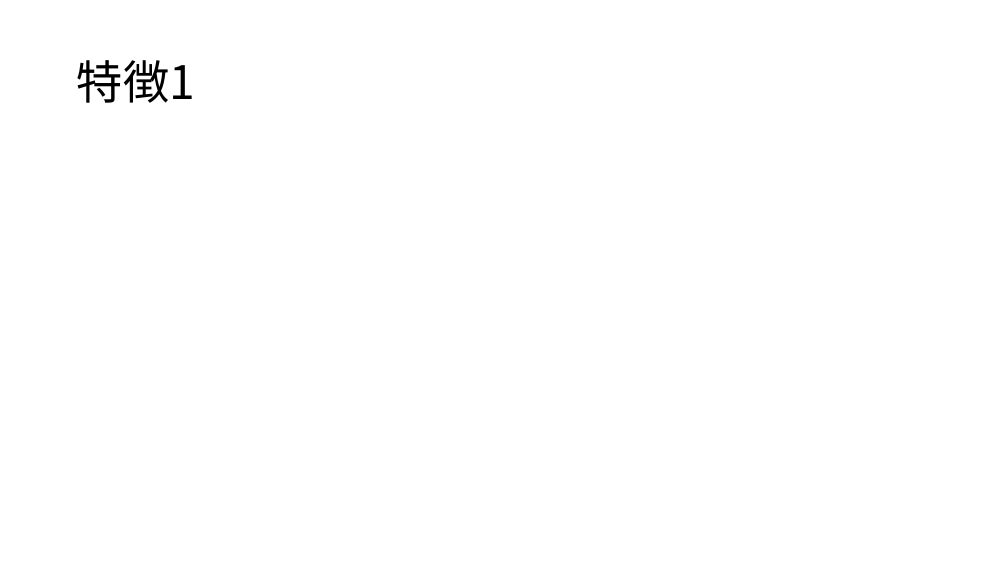
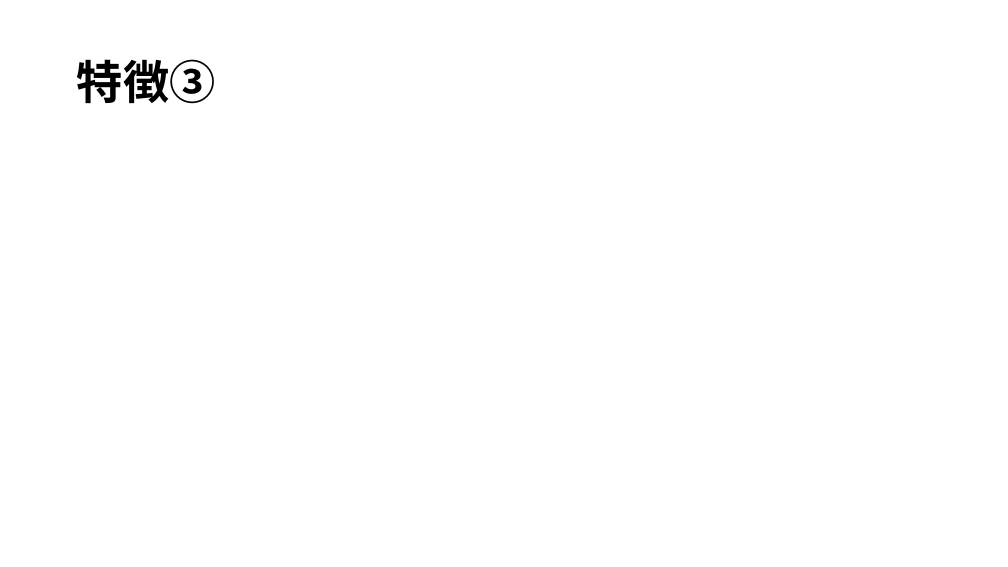
Before and after one commit to WhiteF326/0818_newDev, a slide deck: slide 6 of happyou.pptx (slide 4 before the commit). Drawn at 1008x567 pixels with LibreOffice and Linux fonts; fonts in the diff are those of the drawing. Boxes give left, top, right and bottom in pixels: in the first picture for what was removed or moved away, otherwise in the second. Text is boxed around its words. In the diff, an @@ line names an element or a change of style, - is before the commit and + after.

```diff
--- a/happyou.pptx
+++ b/happyou.pptx
@@ title at <box>77,59,216,104</box>: text changed; bold on @@
-特徴1
+特徴➂
```
Also in this commit, not shown: 4 other slides changed, 8 slides added.
